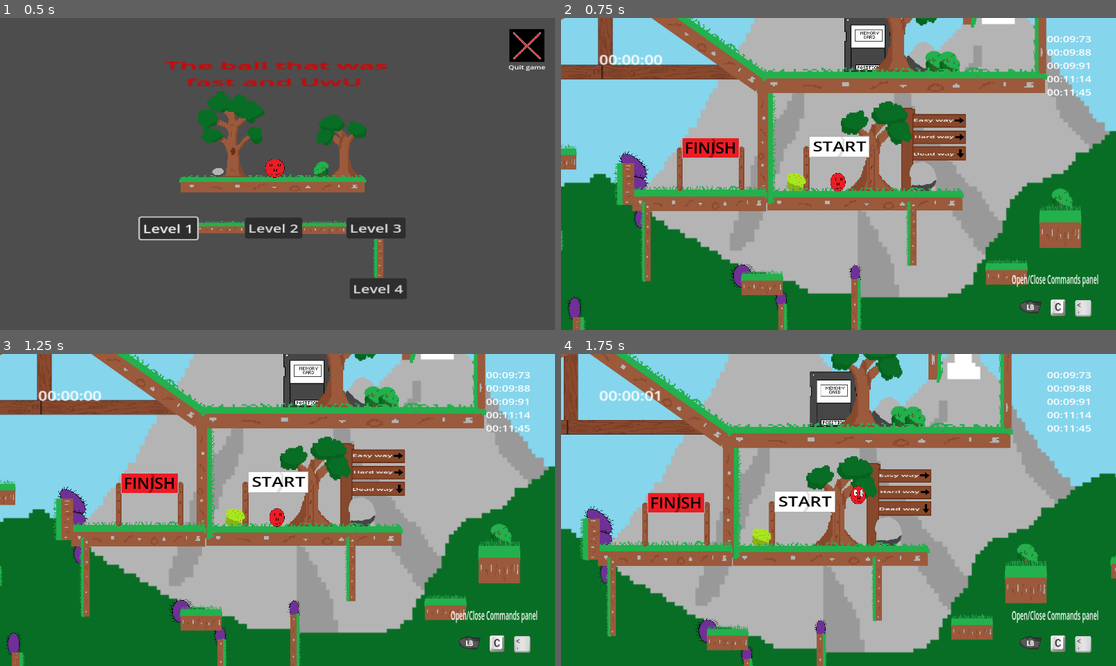
Above: before the commit, frames 1-4 (two rows, left to right).
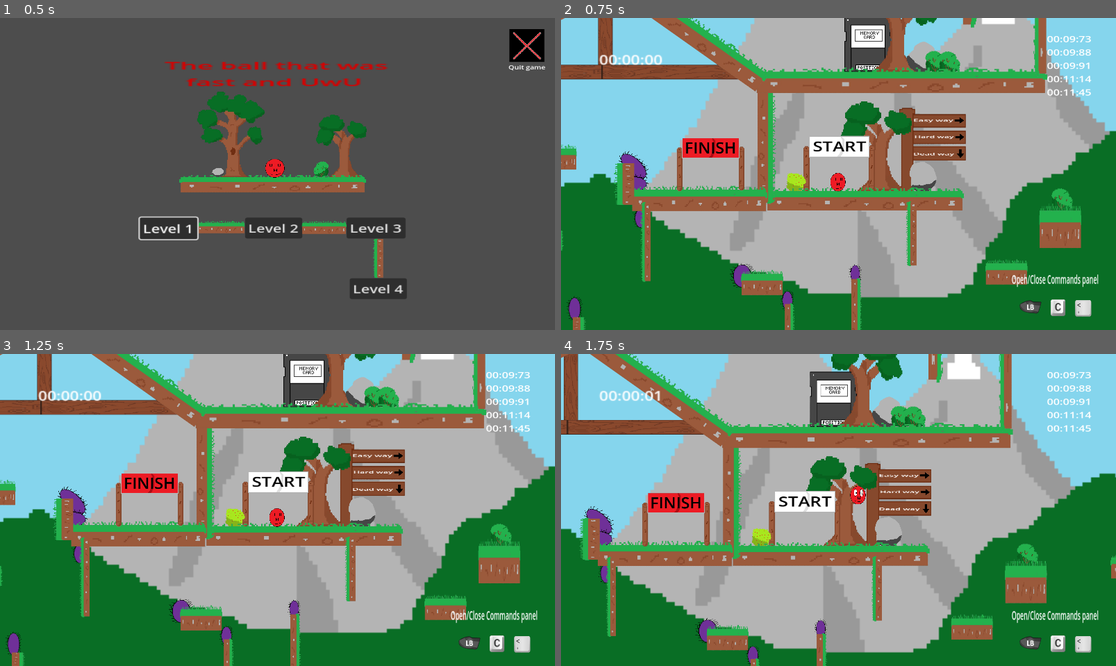
Above: after the commit, the same moments.

Repository: Mahnwe/TheBallThatWasUwU
Game: Godot game, scene res://Scenes/menu.tscn
The game is run twice, just before and just after one commit, with the same random seed, the same clock (stepped at 60 frames per second) and the same inputs.
Inputs (mouse positions are in pixels of both pictures, inside the frame that each line leads up to):
- Up to frame 1 (0.5 s): no input
- Up to frame 2 (0.75 s): click "Level 1" at 0.5 s
- Up to frame 3 (1.25 s): no input
- Up to frame 4 (1.75 s): tap Enter at 1.25 s; move the mouse to (960, 494) at 1.27 s; hold D (move_right) from 1.28 s (still down); tap X (dash) at 1.35 s; click (960, 494) at 1.42 s; tap Space (jump) at 1.52 s

Frame 1 is identical in both runs. In frame 2, 1.4% of the frame differs, in the area x 38-64%, y 26-100%; in frame 3, 1.4%; in frame 4, 1.2%.

Commit message:
Change position of a platform and a spike in level1, and fix warning in triplesign.gd

Diff:
--- a/Scenes/level1.tscn
+++ b/Scenes/level1.tscn
@@ -32,7 +32,6 @@
 
 [node name="Tree3" parent="." instance=ExtResource("14_shu8y")]
 position = Vector2(-1260, 371)
-flip_value = 1
 
 [node name="StartArea" parent="." instance=ExtResource("2_es0mk")]
 position = Vector2(-1358, 384)
@@ -367,7 +366,7 @@
 scale = Vector2(0.16, 1)
 
 [node name="Wall14" parent="." instance=ExtResource("10_8ng8k")]
-position = Vector2(-1563, 925)
+position = Vector2(-1547, 925)
 rotation = -1.5708
 scale = Vector2(0.6, 1)
 
@@ -448,7 +447,7 @@
 scale = Vector2(0.36, 0.280005)
 
 [node name="Spike33" parent="." instance=ExtResource("6_mp22g")]
-position = Vector2(-1519, 698)
+position = Vector2(-1504, 698)
 scale = Vector2(0.244993, 0.196331)
 
 [node name="Spike34" parent="." instance=ExtResource("6_mp22g")]
--- a/Scripts/triple_sign.gd
+++ b/Scripts/triple_sign.gd
@@ -7,7 +7,7 @@
 
 
 # Called every frame. 'delta' is the elapsed time since the previous frame.
-func _process(delta):
+func _process(_delta):
 	pass
 
 func set_up_labels():
